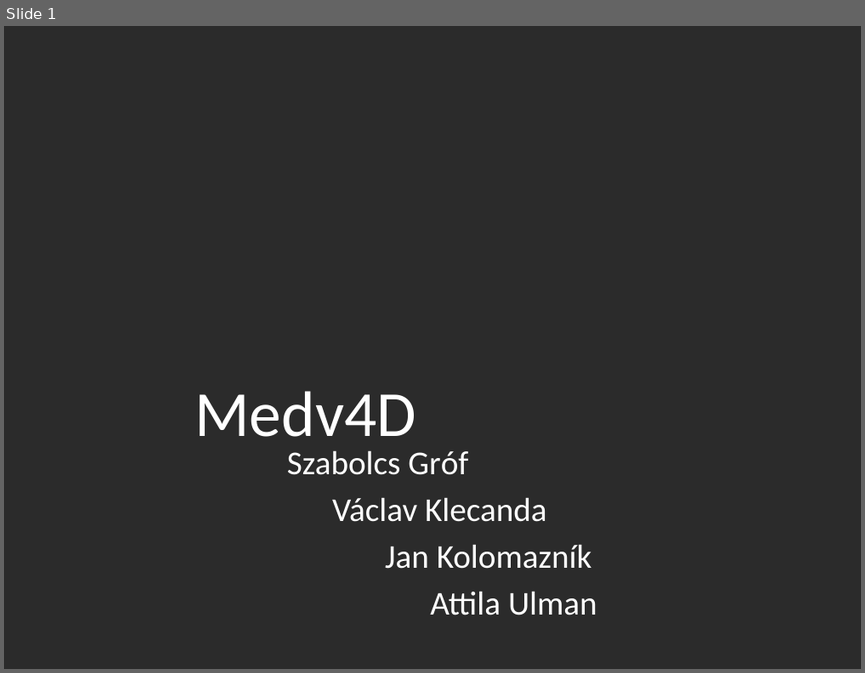
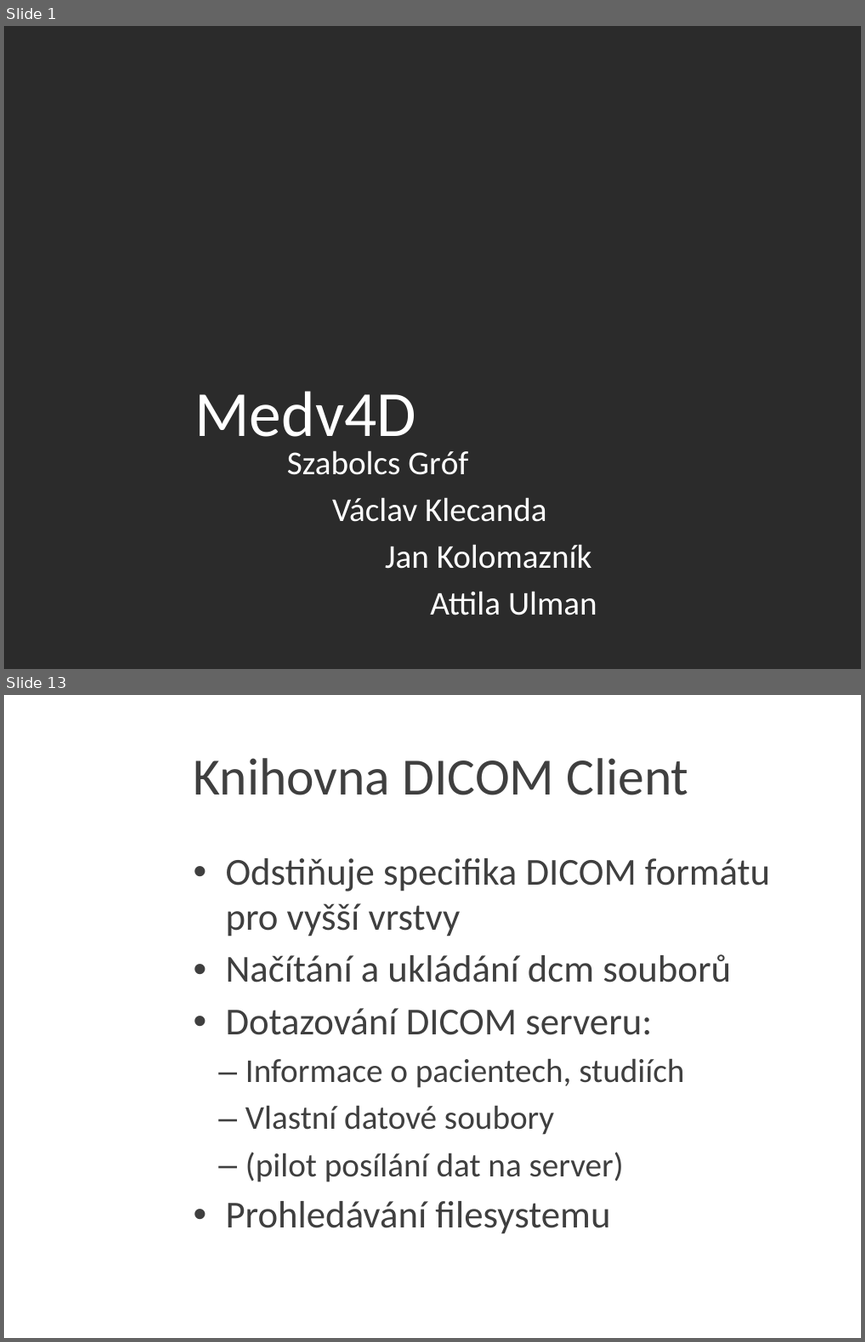
Before and after one commit to JanKolomaznik/MedV4D, a slide deck: doc/Presentation/Medv4D.pptx. Shown one above the other, each under a label of ours: slide 1 before the commit, slides 1 and 13 after it; the slides between them are not shown. The pictures are 865x673 and 865x1342 pixels, drawn with LibreOffice and Linux fonts; fonts in the diff are those of the drawing; background and template pictures are left out; a plain dark background stands for a picture behind light text. Boxes give left, top, right and bottom in pixels: in the first picture for what was removed or moved away, otherwise in the second. Text is boxed around its words. In the diff, an @@ line names an element or a change of style, - is before the commit and + after.

```diff
--- a/doc/Presentation/Medv4D.pptx
+++ b/doc/Presentation/Medv4D.pptx
@@ slide 13 added at (4,695,861,1338), background picture (left out) @@
@@ title added at (194,758,688,795), 44 pt, text #3F3F3F @@
+Knihovna DICOM Client
@@ text added at (226,858,770,1234), 32 pt, text #3F3F3F @@
+• Odstiňuje specifika DICOM formátu pro vyšší vrstvy
+• Načítání a ukládání dcm souborů
+• Dotazování DICOM serveru:
+  – Informace o pacientech, studiích
+  – Vlastní datové soubory
+  – (pilot posílání dat na server)
+• Prohledávání filesystemu
```
Also in this commit, not shown: 1 slide changed, 13 other slides added, 2 slides removed.
